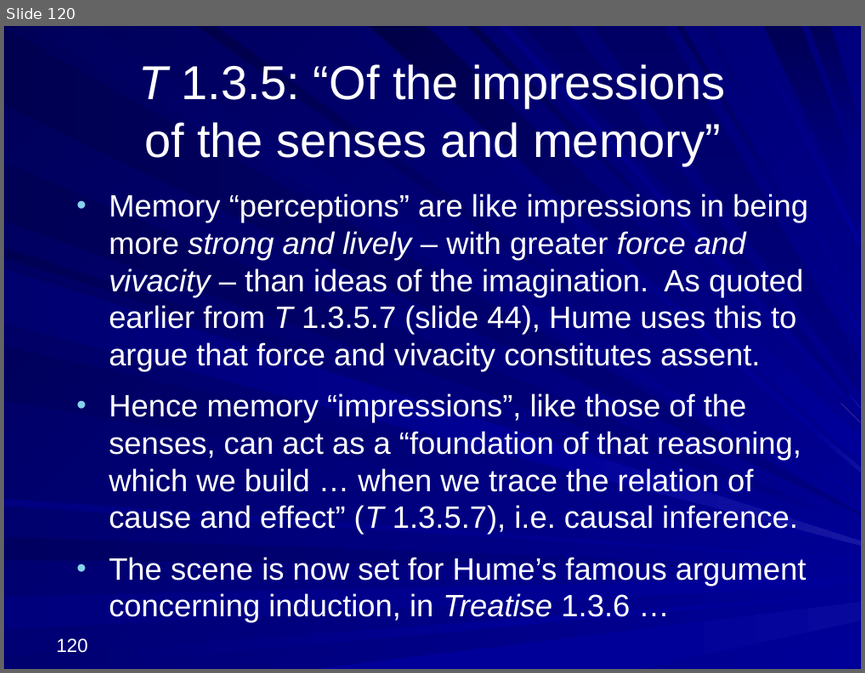
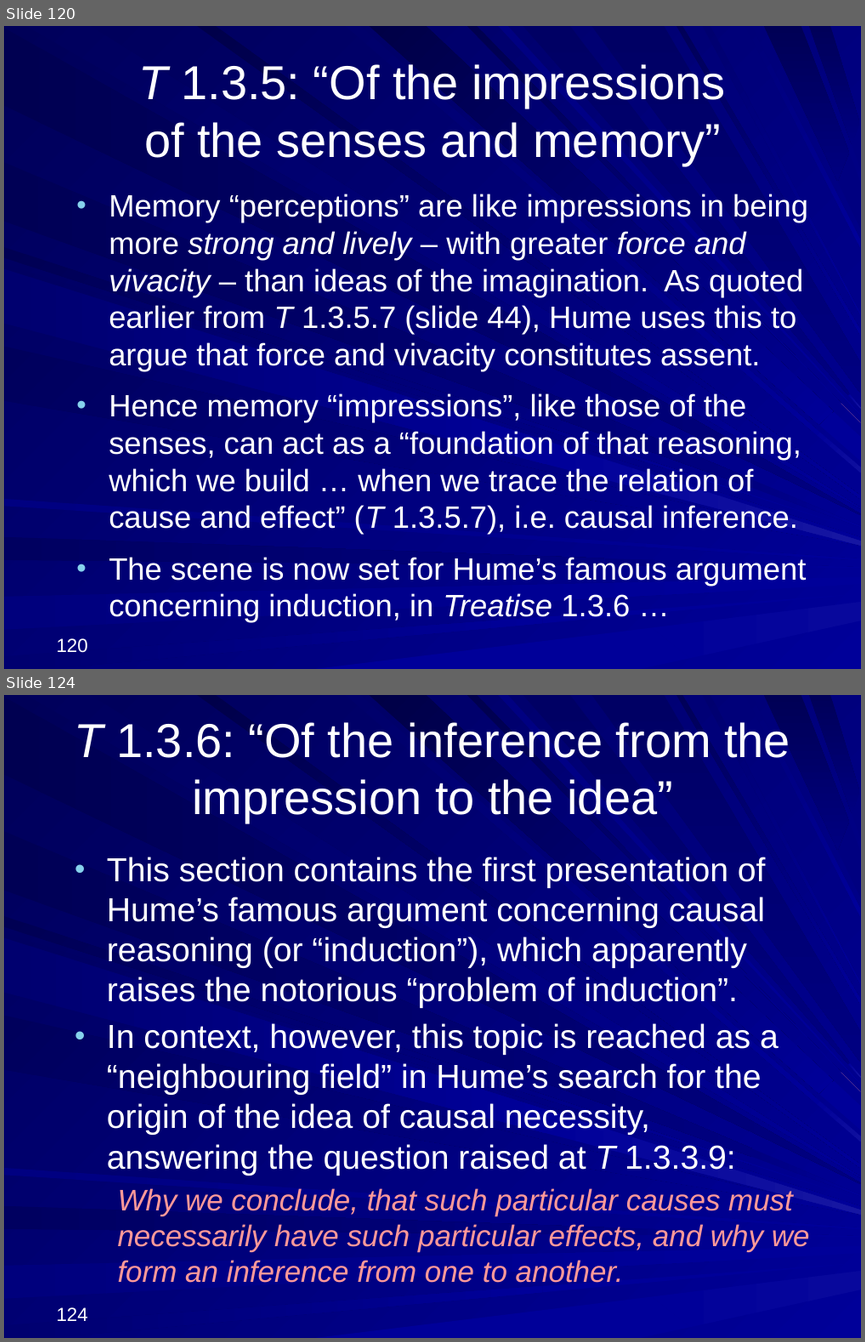
Before and after one commit to englishphilosophy/hume-texts-online, a slide deck: teaching/lectures/2024_Hume_MT_current.pptx. Shown one above the other, each under a label of ours: slide 120 before the commit, slides 120 and 124 after it; the slides between them are not shown. The pictures are 865x673 and 865x1342 pixels, drawn with LibreOffice and Linux fonts; fonts in the diff are those of the drawing. Boxes give left, top, right and bottom in pixels: in the first picture for what was removed or moved away, otherwise in the second. Text is boxed around its words. In the diff, an @@ line names an element or a change of style, - is before the commit and + after.

Commit message:
Update for lecture 4
Includes resaved handouts of first three lectures (e.g. "judgement" to "judgment" throughout).

```diff
--- a/teaching/lectures/2024_Hume_MT_current.pptx
+++ b/teaching/lectures/2024_Hume_MT_current.pptx
@@ slide 124 added at (4,695,861,1338), background gradient #000078 to #000099; not listed: 37 template elements that a slide beside it also shows @@
@@ title added at (75,722,790,823), 40 pt, text #FFFFFF @@
+T 1.3.6: “Of the inference from the impression to the idea”
@@ text added at (107,857,810,1282), 28 pt, text #FFFFFF @@
+• This section contains the first presentation of Hume’s famous argument concerning causal reasoning (or “induction”), which apparently raises the notorious “problem of induction”.
+• In context, however, this topic is reached as a “neighbouring field” in Hume’s search for the origin of the idea of causal necessity, answering the question raised at T 1.3.3.9:
+  Why we conclude, that such particular causes must necessarily have such particular effects, and why we form an inference from one to another.
@@ page number added at (57,1307,88,1321), 16 pt, text #FFFFFF @@
+124
```
Also in this commit, not shown: 41 other slides added, 5 other files.
